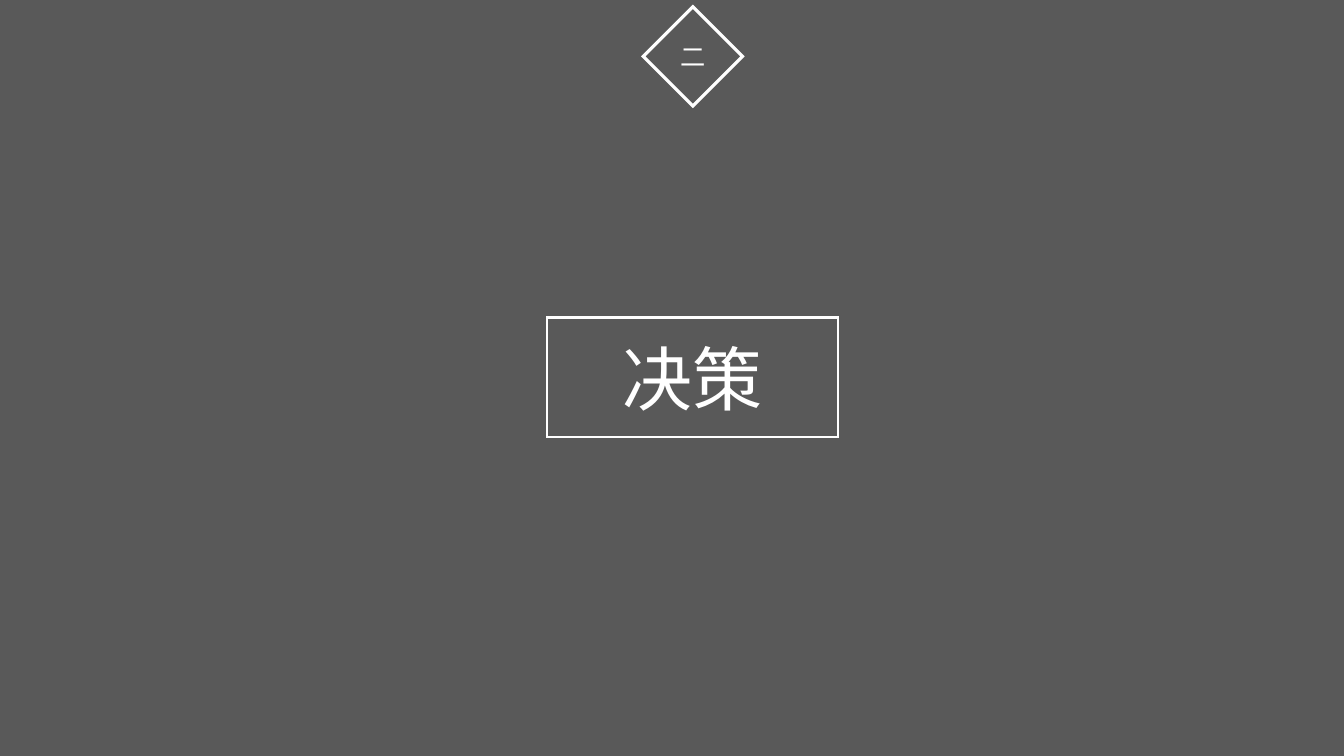
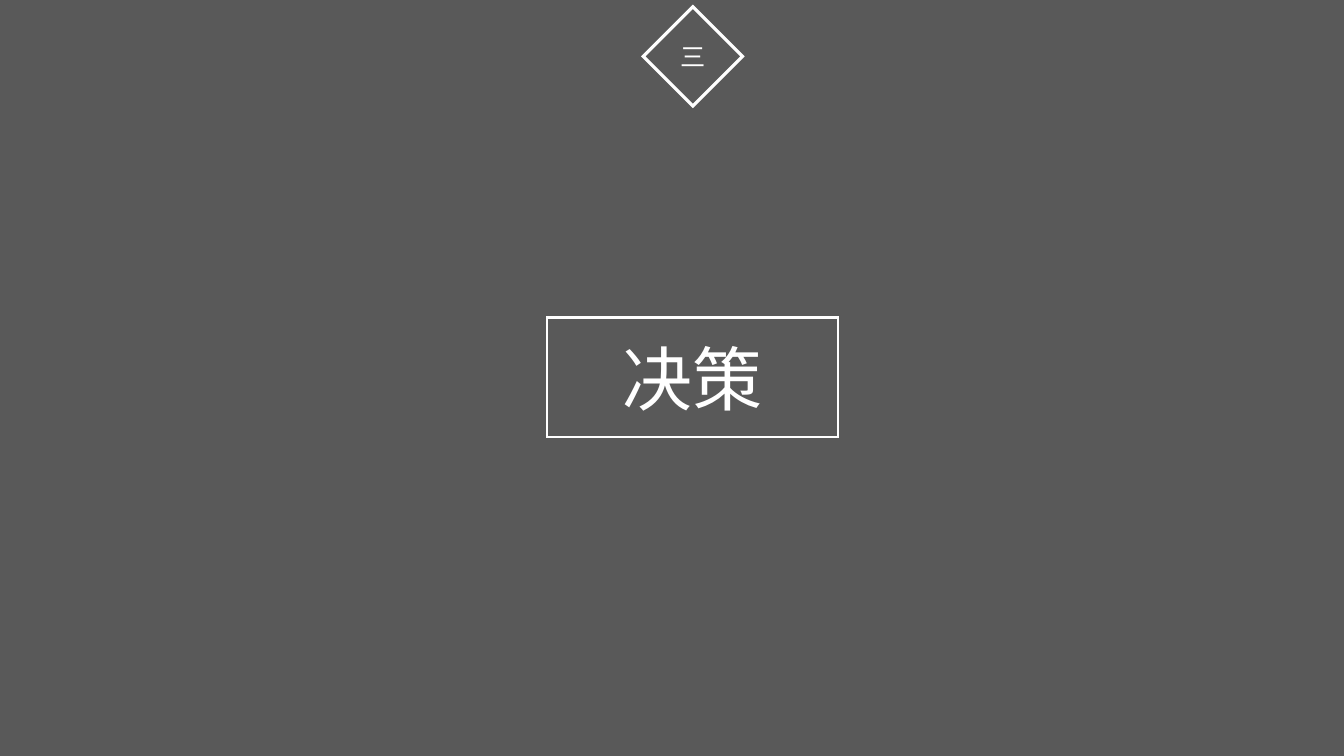
Before and after one commit to ThreePeopleGame/Death, a slide deck: slide 21 of Share/游戏设计理论.pptx (slide 11 before the commit). Drawn at 1344x756 pixels with LibreOffice and Linux fonts; fonts in the diff are those of the drawing. Boxes give left, top, right and bottom in pixels: in the first picture for what was removed or moved away, otherwise in the second. Text is boxed around its words. In the diff, an @@ line names an element or a change of style, - is before the commit and + after.

```diff
--- a/Share/游戏设计理论.pptx
+++ b/Share/游戏设计理论.pptx
@@ text in diamond at <box>680,47,705,66</box>: text changed @@
-二
+三
```
Also in this commit, not shown: 3 other slides changed, 15 slides added, 1 slide removed, 1 other file.
